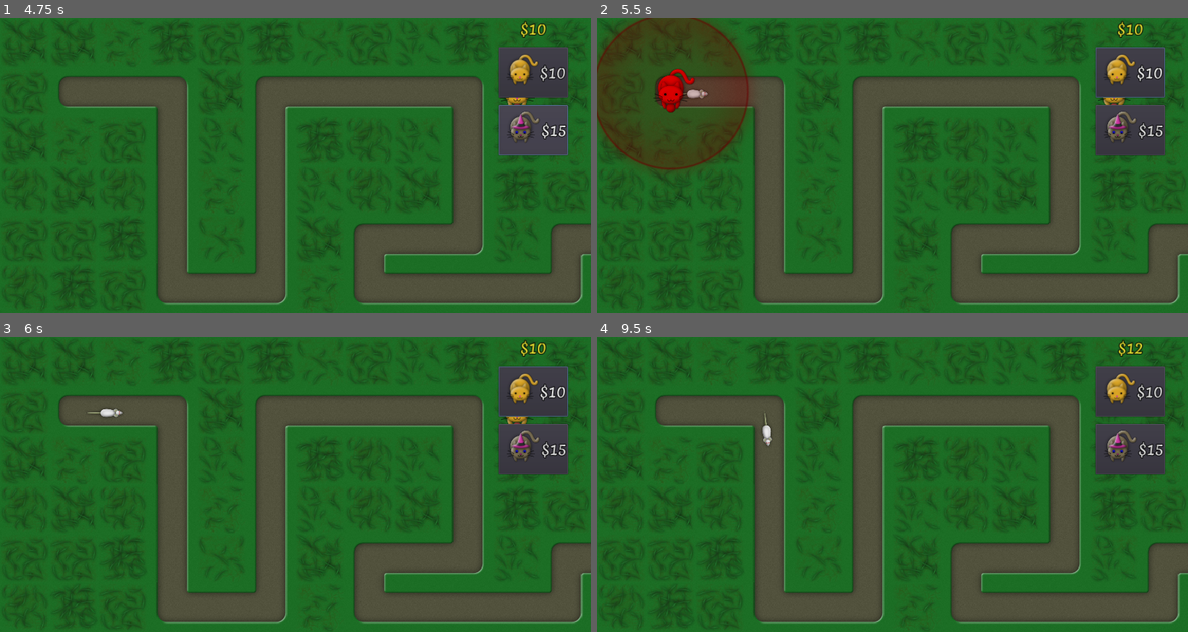
Above: before the commit, frames 1-4 (two rows, left to right).
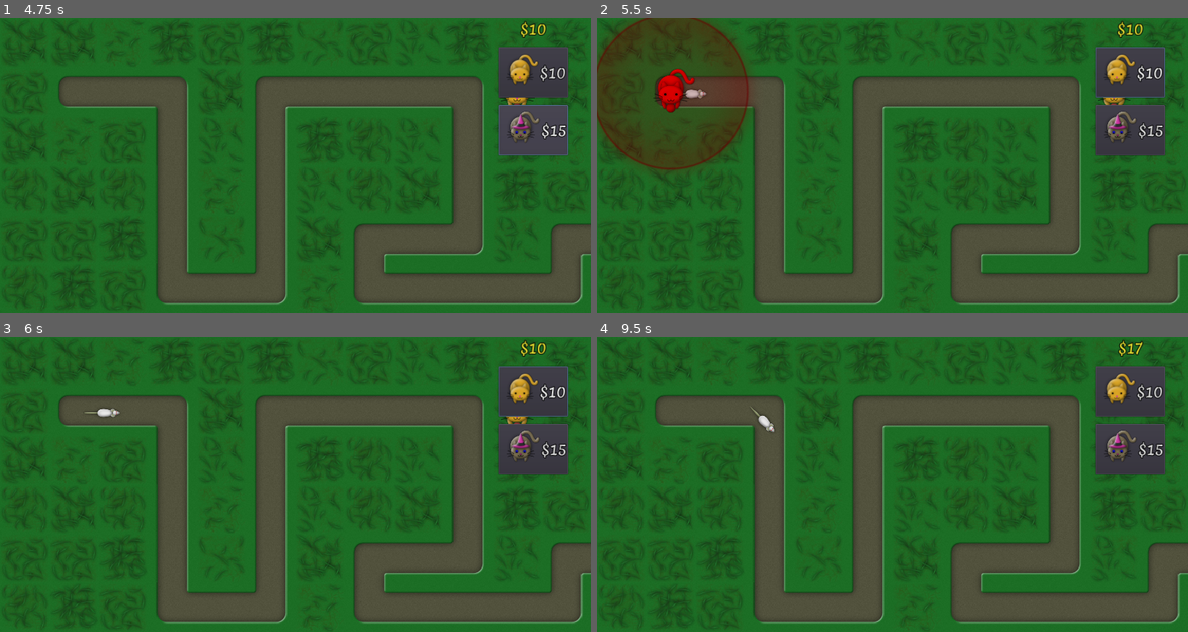
Above: after the commit, the same moments.

Repository: vibrunazo/godot-cats
Game: Godot game, scene res://scenes/Map.tscn
Same seed, same stepped clock (60 frames per second), same inputs: the game is played once before the commit and once after it.
Inputs (mouse positions are in pixels of both pictures, inside the frame that each line leads up to):
- Up to frame 1 (4.75 s): click "$10" at 0.5 s; click "$15" at 1.25 s; click "$10" at 2 s; click "$15" at 2.75 s; click "$10" at 3.5 s; click "$15" at 4.25 s
- Up to frame 2 (5.5 s): tap Enter at 5 s; drag from (1117, 91) to (685, 94) at 5.02 s
- Up to frame 3 (6 s): drag from (177, 499) to (106, 413) at 5.77 s
- Up to frame 4 (9.5 s): tap Space at 6.5 s; move the mouse to (951, 419) at 6.52 s; click (951, 419) at 6.67 s; tap Enter at 7.25 s; drag from (862, 543) to (1117, 410) at 7.27 s; click "Up $5" at 8 s; click "X" at 8.75 s

Frame 1 is identical in both runs. In frame 2, less than 0.1% of the frame differs, in the area x 15-19%, y 24-28%; in frame 3, less than 0.1%; in frame 4, 0.3%, in the area x 26-93%, y 1-37%.

Commit message:
selling cat returns 80% of total costs, including upgrades

Diff:
--- a/scenes/Map.gd
+++ b/scenes/Map.gd
@@ -123,9 +123,9 @@
 	mouse.position = Vector2(0, 0)
 	ellapsed = (Time.get_ticks_msec() - start_time) / 1000
 	var min_size = 30
-	max_size = min_size + pow(ellapsed, 1.3) * 0.3
-	var min_speed = 40
-	var max_speed = min(100, min_speed + ellapsed * 0.18)
+	max_size = min_size + pow(ellapsed, 1.3) * 0.25
+	var min_speed = 35
+	var max_speed = min(100, min_speed + ellapsed * 0.15)
 	mouse.max_health = rand_range(min_size, max_size)
 	mouse.speed = rand_range(min_speed, max_speed)
 	el_path.add_child(mouse)
--- a/scenes/cats/Cat.gd
+++ b/scenes/cats/Cat.gd
@@ -16,6 +16,7 @@
 export var aggro_range := 200.0
 export var shot_speed = 400
 export(FocusType) var focus = 0
+var total_cost = 10
 onready var el_UI = $Node2D/UI
 var SELECTION_SIZE := 400.0
 var map_ref: Node2D = null
@@ -28,6 +29,7 @@
 # Called when the node enters the scene tree for the first time.
 func _ready():
 	el_UI.visible = false
+	total_cost = map_ref.data[cat_name]['cost']
 	if selected:
 		update_range(aggro_range)
 		$SelectionCircle.visible = true
@@ -206,6 +208,7 @@
 	if map_ref.coins < cost:
 		return
 	map_ref.add_coins(-cost)
+	total_cost += cost
 	update_range(aggro_range + 20.0)
 
 
@@ -214,11 +217,12 @@
 	if map_ref.coins < cost:
 		return
 	map_ref.add_coins(-cost)
+	total_cost += cost
 	damage += 10
 
 func _on_delete_pressed():
-	var cost = map_ref.data[cat_name]['cost']
-	map_ref.add_coins(int(cost * 0.75))
+	var cost = total_cost
+	map_ref.add_coins(int(cost * 0.8))
 	map_ref.remove_cat_at_cell(cell_pos)
 	queue_free()
 
